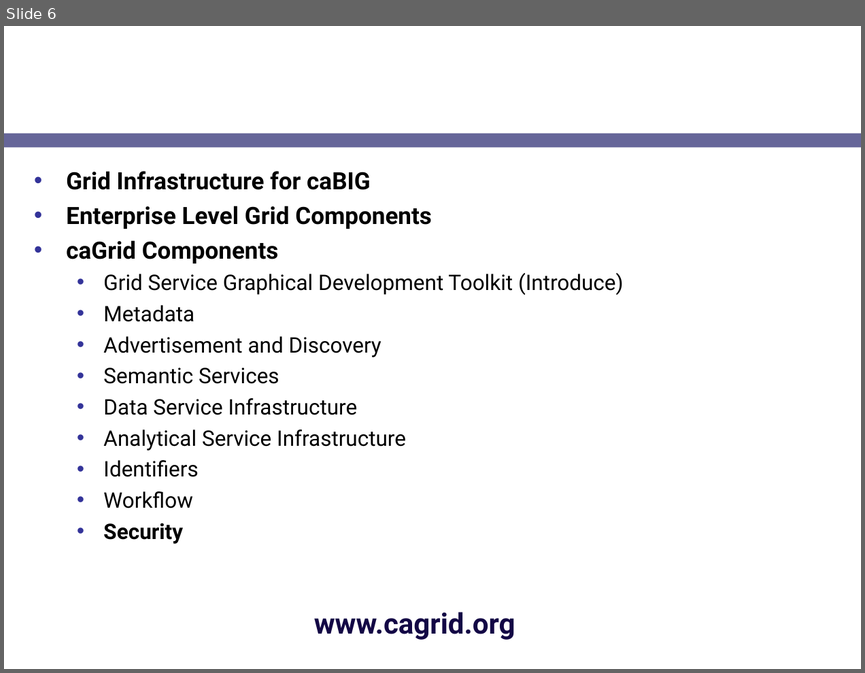
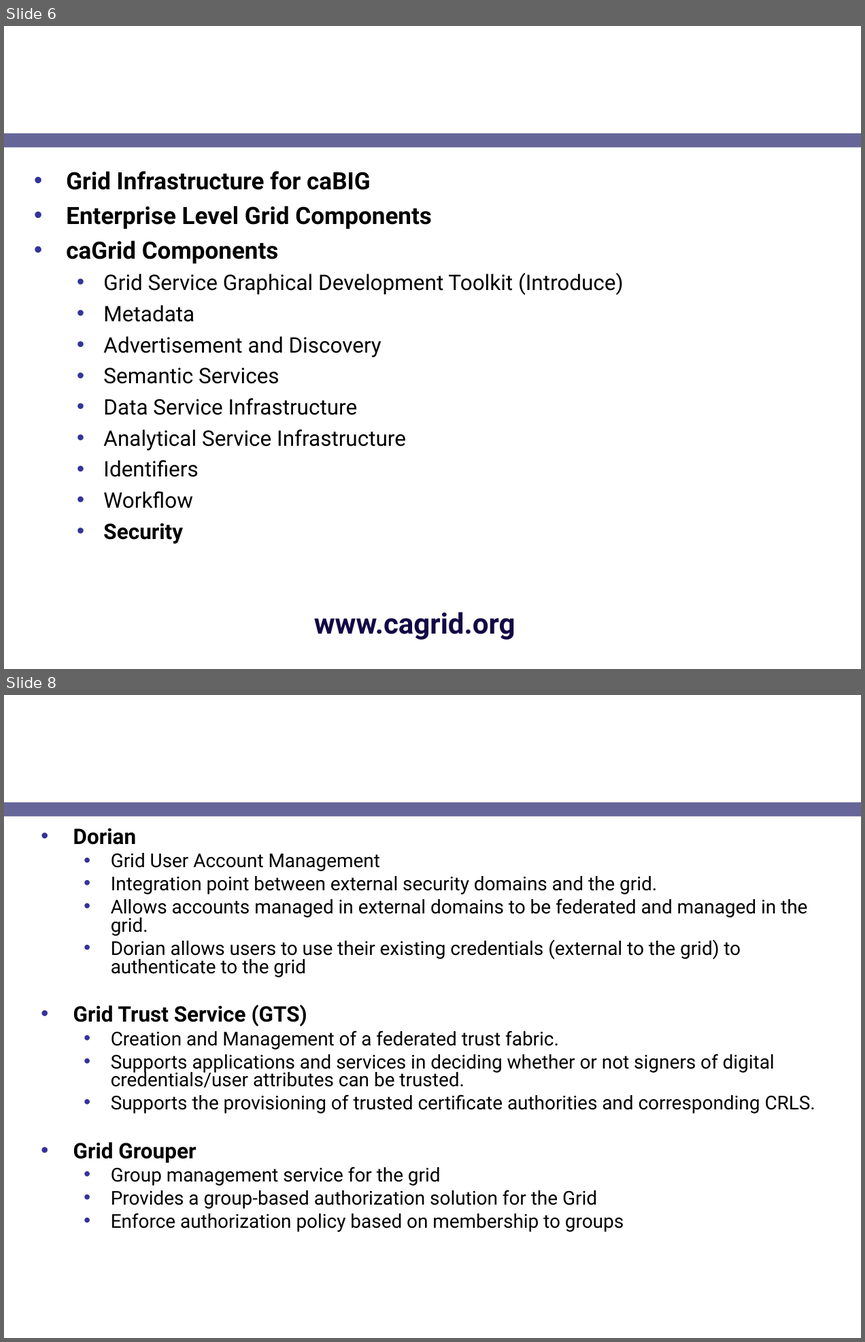
Before and after one commit to NCIP/cagrid-docs, a slide deck: presentations/security/gaards-ogf-19.ppt. Shown one above the other, each under a label of ours: slide 6 before the commit, slides 6 and 8 after it; the slides between them are not shown. The pictures are 865x673 and 865x1342 pixels, drawn with LibreOffice and Linux fonts; fonts in the diff are those of the drawing; background and template pictures are left out. Boxes give left, top, right and bottom in pixels: in the first picture for what was removed or moved away, otherwise in the second. Text is boxed around its words. In the diff, an @@ line names an element or a change of style, - is before the commit and + after.

```diff
--- a/presentations/security/gaards-ogf-19.ppt
+++ b/presentations/security/gaards-ogf-19.ppt
@@ slide 8 added at bbox=[4, 695, 861, 1338], background picture (left out); not listed: 1 template element that a slide beside it also shows @@
@@ title added at bbox=[33, 695, 675, 795], 24 pt, text #FFFFFF, bold @@
+GAARDS Components
@@ text added at bbox=[73, 828, 815, 1232], 16 pt, text #000000 @@
+• Dorian
+  • Grid User Account Management
+  • Integration point between external security domains and the grid.
+  • Allows accounts managed in external domains to be federated and managed in the grid.
+  • Dorian allows users to use their existing credentials (external to the grid) to authenticate to the grid
+• Grid Trust Service (GTS)
+  • Creation and Management of a federated trust fabric.
+  • Supports applications and services in deciding whether or not signers of digital credentials/user attributes can be trusted.
+  • Supports the provisioning of trusted certificate authorities and corresponding CRLS.
+• Grid Grouper
+  • Group management service for the grid
+  • Provides a group-based authorization solution for the Grid
+  • Enforce authorization policy based on membership to groups
```
Also in this commit, not shown: 9 other slides added.
